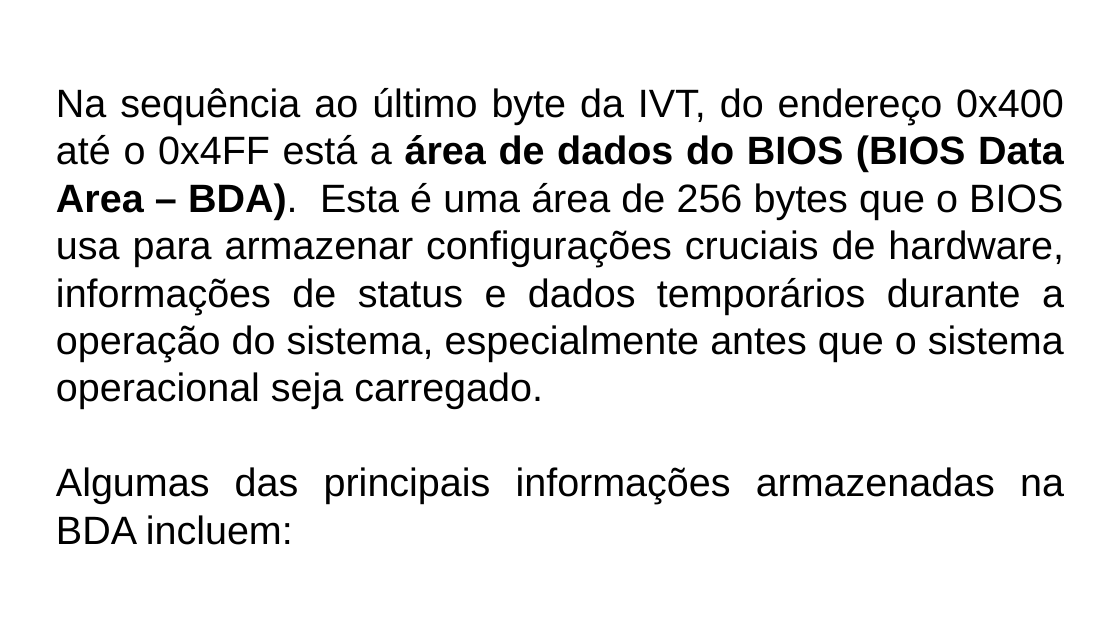
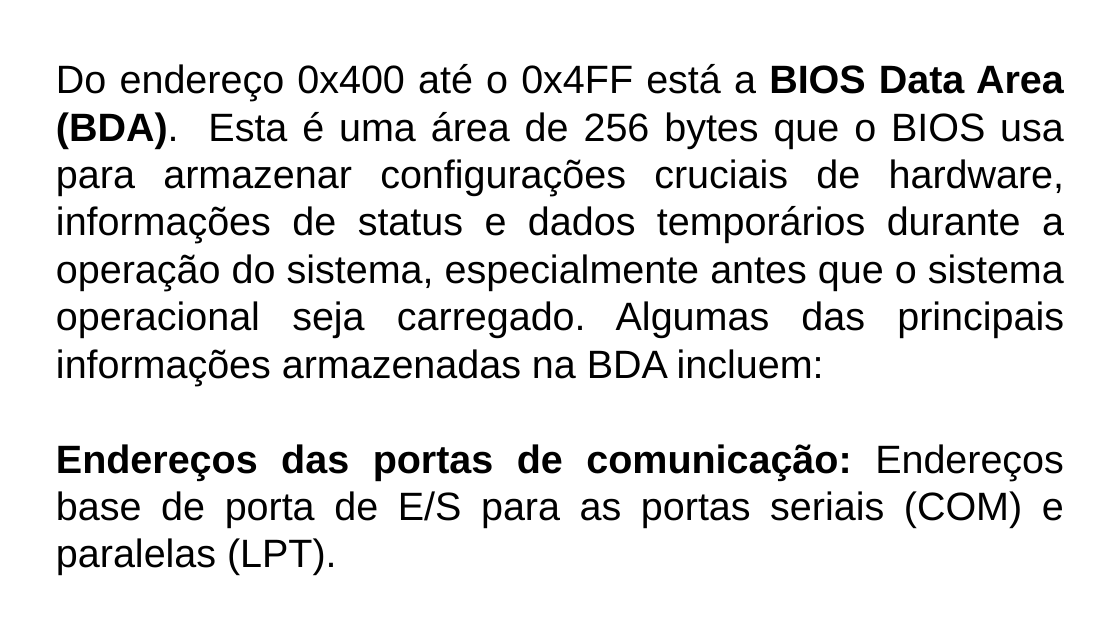
Before and after one commit to LeandroApAlmeida/Bootloader, a slide deck: slide 27 of doc/Fakenix.odp. Drawn at 1120x630 pixels with LibreOffice and Linux fonts; fonts in the diff are those of the drawing. Boxes give left, top, right and bottom in pixels: in the first picture for what was removed or moved away, otherwise in the second. Text is boxed around its words. In the diff, an @@ line names an element or a change of style, - is before the commit and + after.

```diff
--- a/doc/Fakenix.odp
+++ b/doc/Fakenix.odp
@@ text at bbox=[56, 64, 1064, 575]: text changed @@
-Na sequência ao último byte da IVT, do endereço 0x400 até o 0x4FF está a área de dados do BIOS (BIOS Data Area – BDA). Esta é uma área de 256 bytes que o BIOS usa para armazenar configurações cruciais de hardware, informações de status e dados temporários durante a operação do sistema, especialmente antes que o sistema operacional seja carregado.
-Algumas das principais informações armazenadas na BDA incluem:
+Do endereço 0x400 até o 0x4FF está a BIOS Data Area (BDA). Esta é uma área de 256 bytes que o BIOS usa para armazenar configurações cruciais de hardware, informações de status e dados temporários durante a operação do sistema, especialmente antes que o sistema operacional seja carregado. Algumas das principais informações armazenadas na BDA incluem:
+Endereços das portas de comunicação: Endereços base de porta de E/S para as portas seriais (COM) e paralelas (LPT).
```
Also in this commit, not shown: 26 other slides changed, 5 slides added, 7 slides removed, 2 other files.
